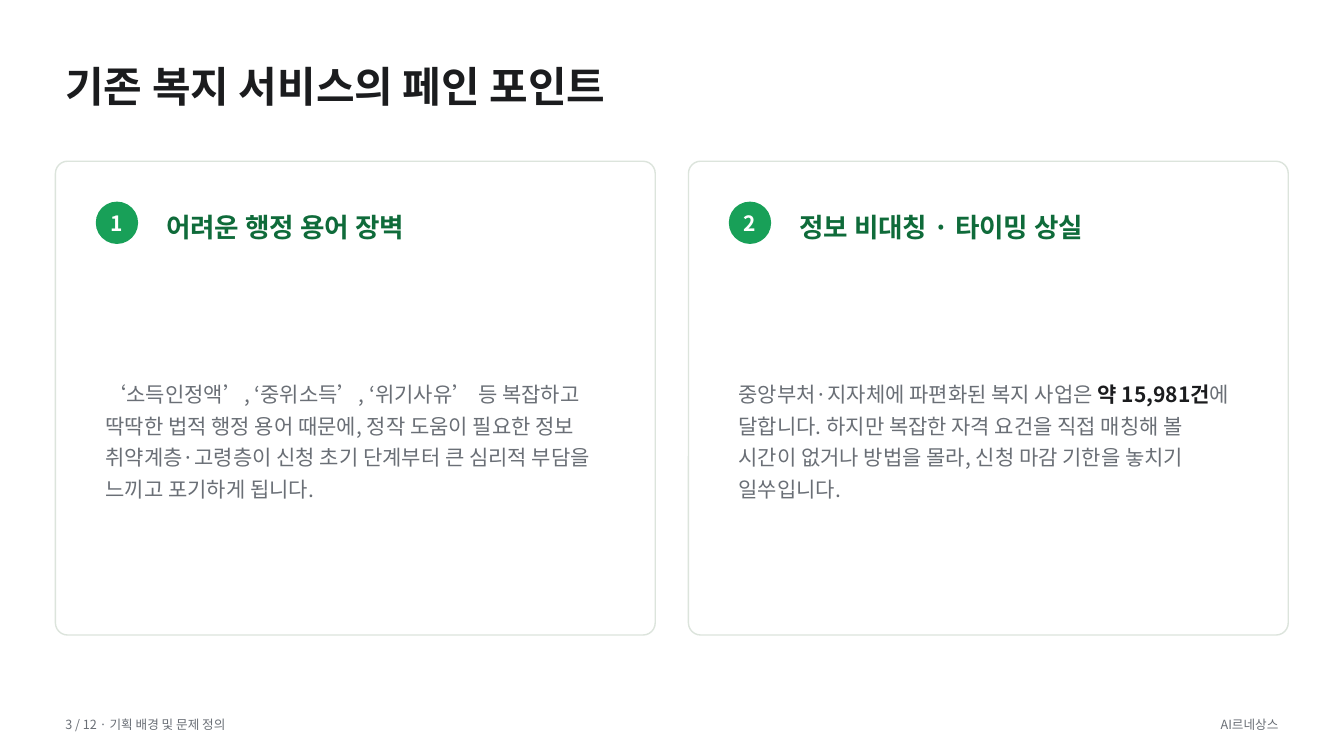
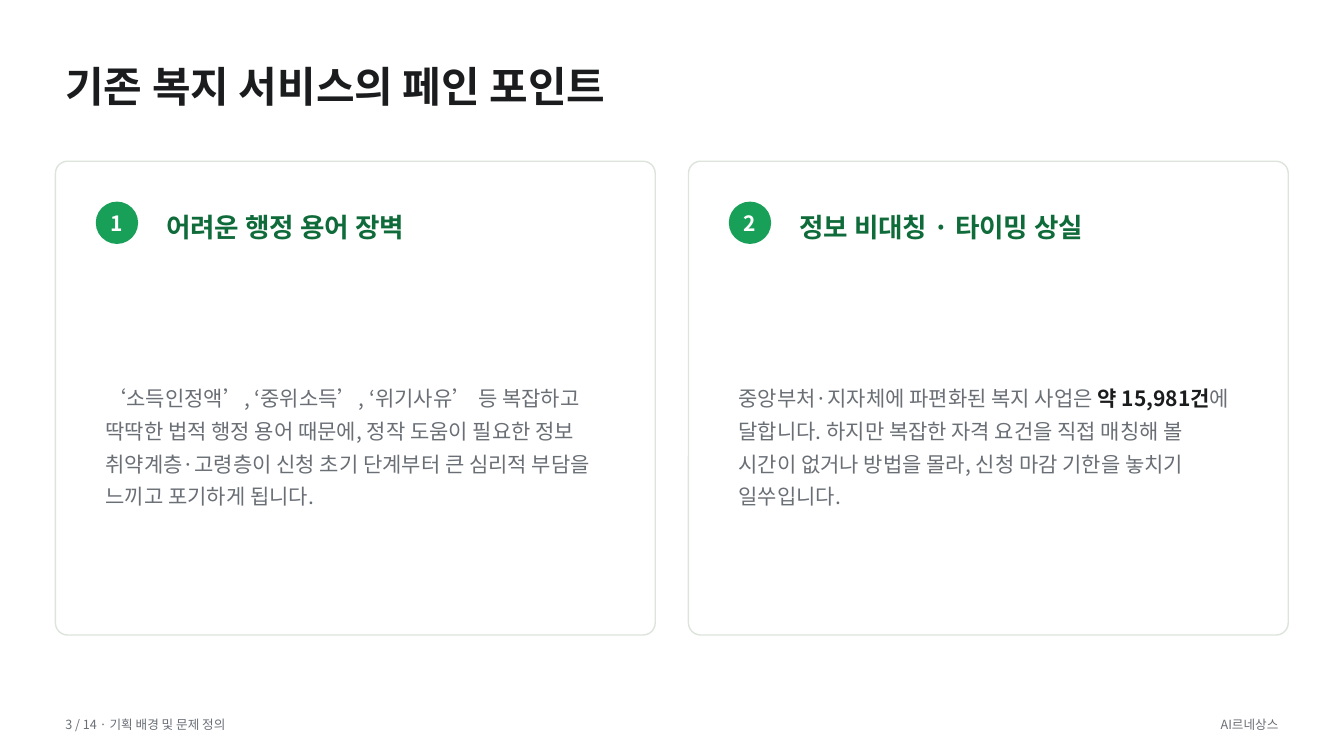
Before and after one commit to mrsure1/bokji-ai, a slide deck: slide 3 of docs/복지AI_소개_수정본.pptx. Drawn at 1344x756 pixels with LibreOffice and Linux fonts; fonts in the diff are those of the drawing. Boxes give left, top, right and bottom in pixels: in the first picture for what was removed or moved away, otherwise in the second. Text is boxed around its words. In the diff, an @@ line names an element or a change of style, - is before the commit and + after.

```diff
--- a/docs/복지AI_소개_수정본.pptx
+++ b/docs/복지AI_소개_수정본.pptx
@@ text "‘소득인정액’, ‘중위소득’, ‘위기사유’ 등 복잡하고 ..." at box(106, 388, 590, 506): line spacing 1.25 to 1.3 @@
@@ text "중앙부처·지자체에 파편화된 복지 사업은 약 ..." at box(739, 388, 1229, 506): line spacing 1.25 to 1.3 @@
@@ text at box(65, 718, 225, 730): text changed @@
-3 / 12 · 기획 배경 및 문제 정의
+3 / 14 · 기획 배경 및 문제 정의
```
Also in this commit, not shown: 10 other slides changed, 2 slides added, 2 other files.
